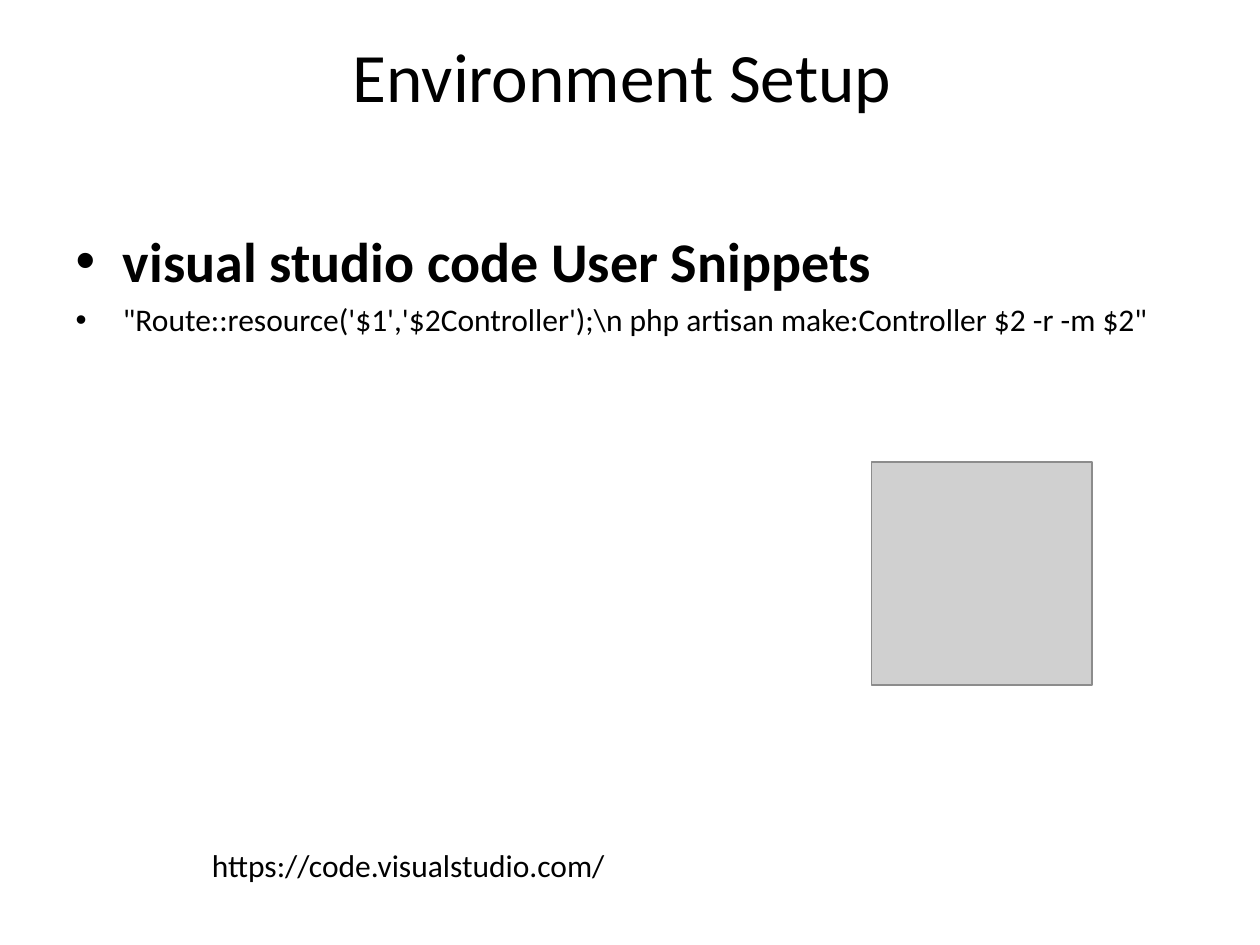
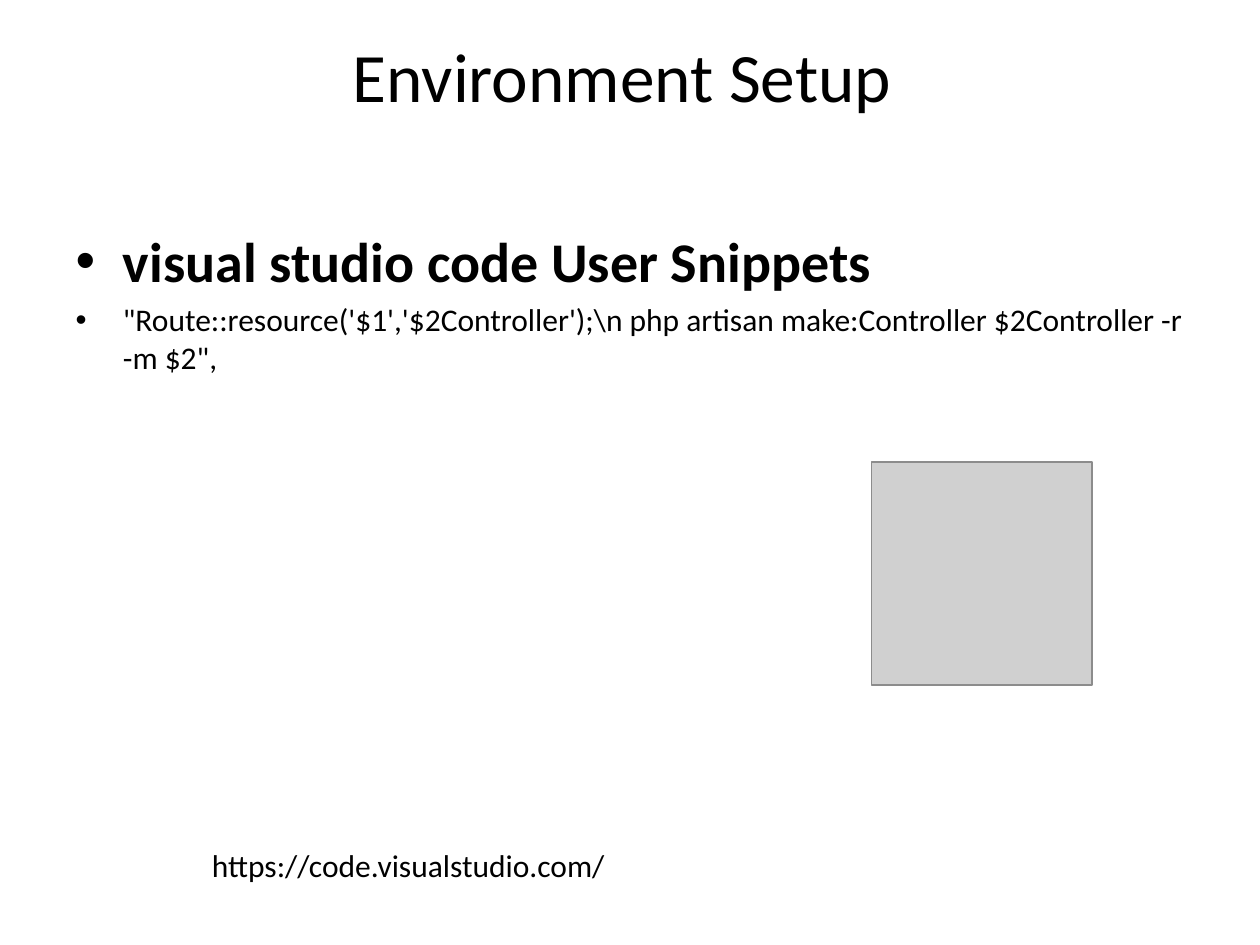
Before and after one commit to TarekSherif/LaravelCourse, a slide deck: slide 17 of PPT/Lec1/1-Laravel-tutorial.pptx. Drawn at 1260x945 pixels with LibreOffice and Linux fonts; fonts in the diff are those of the drawing; grey boxes stand for pictures. Boxes give left, top, right and bottom in pixels: in the first picture for what was removed or moved away, otherwise in the second. Text is boxed around its words. In the diff, an @@ line names an element or a change of style, - is before the commit and + after.

```diff
--- a/PPT/Lec1/1-Laravel-tutorial.pptx
+++ b/PPT/Lec1/1-Laravel-tutorial.pptx
@@ text at (x1=123, y1=308, x2=1182, y2=373): text changed @@
-• "Route::resource('$1','$2Controller');\n php artisan make:Controller $2 -r -m $2"
+• "Route::resource('$1','$2Controller');\n php artisan make:Controller $2Controller -r -m $2",
```
Also in this commit, not shown: 1 other slide changed, 6 other files.
